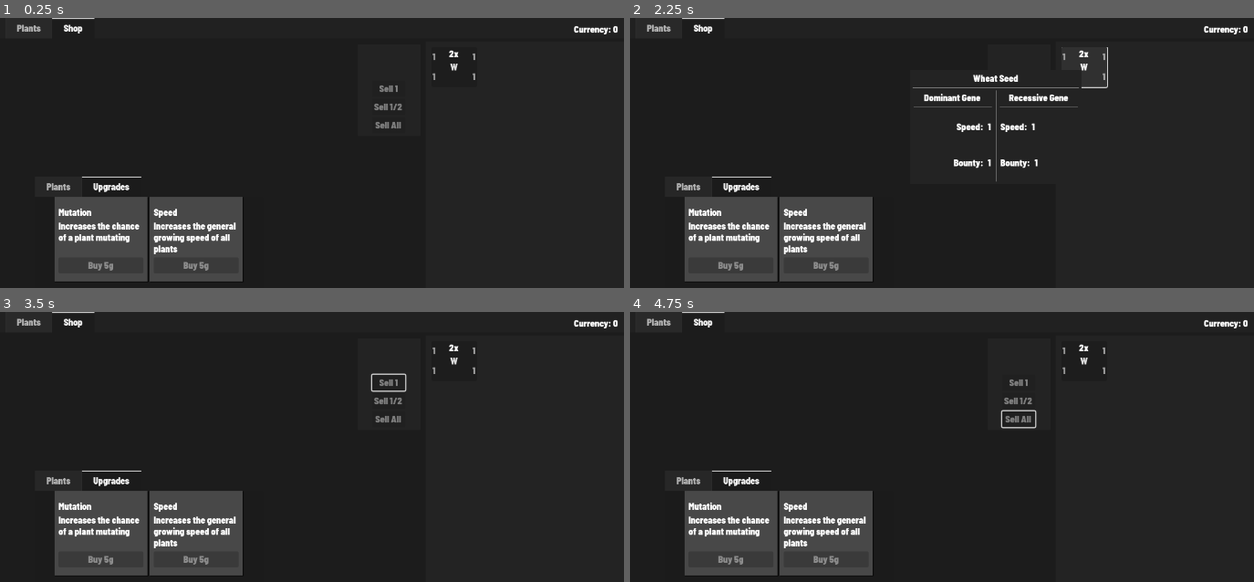
Above: before the commit, frames 1-4 (two rows, left to right).
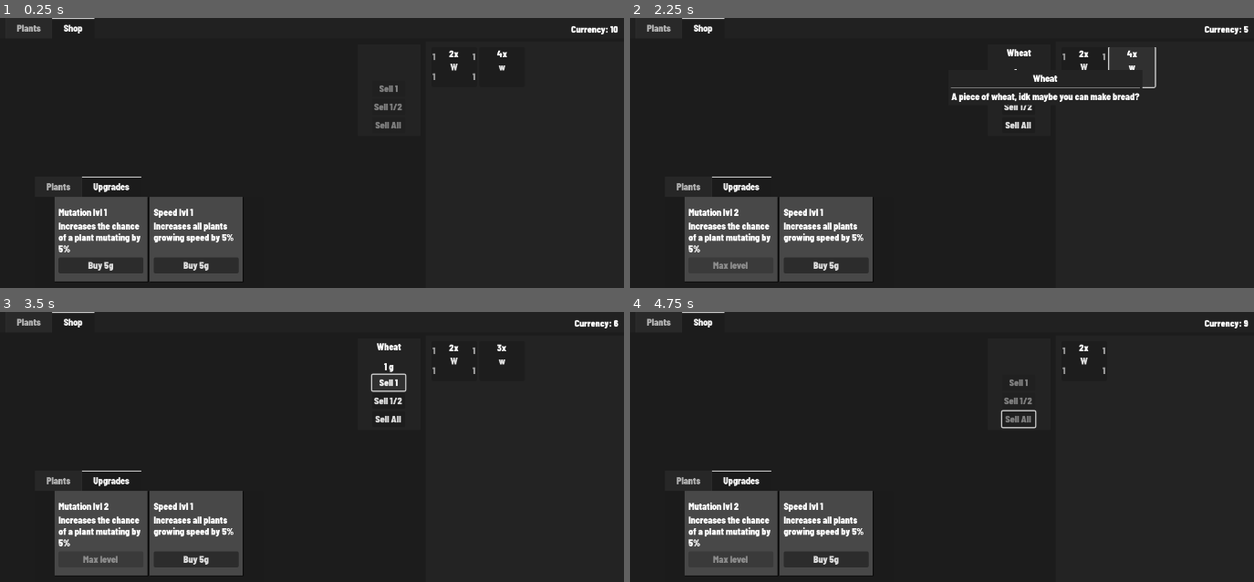
Above: after the commit, the same moments.

Repository: tylercchase/agricraft_godot
Game: Godot game, scene res://src/main.tscn
The game is run twice, just before and just after one commit, with the same random seed, the same clock (stepped at 60 frames per second) and the same inputs. The engine's default icon, where the game draws it, is replaced by a stand-in: a white triangle on a blue panel in a dark square.
Inputs (mouse positions are in pixels of both pictures, inside the frame that each line leads up to):
- Up to frame 1 (0.25 s): no input
- Up to frame 2 (2.25 s): click (729, 266) at 0.5 s, where only the run after the commit has a clickable "Buy 5g"; click "W" at 1.25 s; click "W" (after the commit: "w") at 2 s
- Up to frame 3 (3.5 s): click (386, 382) at 2.75 s, where only the run after the commit has a clickable "Sell 1"
- Up to frame 4 (4.75 s): click (1016, 401) at 3.5 s, where only the run after the commit has a clickable "Sell 1/2"; click (1016, 420) at 4.25 s, where only the run after the commit has a clickable "Sell All"

The runs differ from the first frame. In frame 1, 0.7% of the frame differs, in the area x 9-99%, y 3-94%; in frame 2, 2.6%, in the area x 9-100%, y 3-94%; in frame 3, 1.1%; in frame 4, 0.7%.

Commit message:
feat: upgrades working

Diff:
--- a/src/main.tscn
+++ b/src/main.tscn
@@ -335,14 +335,14 @@
 upgrade_name = "Mutation"
 id = "mutation"
 prices = Array[int]([5])
-description = "Increases the chance of a plant mutating"
+description = "Increases the chance of a plant mutating by 5%"
 
 [node name="PanelContainer2" parent="TabContainer/Shop/HBoxContainer/CenterContainer/TabContainer/Upgrades/Plants" instance=ExtResource("9_okx7f")]
 layout_mode = 2
 upgrade_name = "Speed"
 id = "speed"
 prices = Array[int]([5])
-description = "Increases the general growing speed of all plants"
+description = "Increases all plants growing speed by 5%"
 
 [node name="PanelContainer" parent="TabContainer/Shop/HBoxContainer" node_paths=PackedStringArray("inventory_manager") instance=ExtResource("5_uewes")]
 layout_mode = 2
--- a/src/managers/inventory_manager.gd
+++ b/src/managers/inventory_manager.gd
@@ -18,7 +18,8 @@
     # add a starting out seed for now
     add_item(ResourceLoader.load('res://src/plant/resources/wheat.tres'))
     add_item(ResourceLoader.load('res://src/plant/resources/wheat.tres'))
-    # add_item(ResourceLoader.load("res://src/items/resources/wheat.tres"),4)
+    add_item(ResourceLoader.load("res://src/items/resources/wheat.tres"),4)
+    PlayerStats.currency += 10
     Events.set_selected_item.connect(_on_selected_item)
     Events.buy_item.connect(_on_buy_item)
 
--- a/src/managers/plant_growth_manager.gd
+++ b/src/managers/plant_growth_manager.gd
@@ -82,7 +82,7 @@
     return [dominant_gene, recessive_gene]
 
 func mutate(value):
-    var chance_to_mutate = 0.5
+    var chance_to_mutate = PlayerStats.global_mutation
     if randf() < chance_to_mutate:
         return clamp(value+1,1,10)
     else:
--- a/src/plant_box/plant_box.gd
+++ b/src/plant_box/plant_box.gd
@@ -34,13 +34,13 @@
 func update_progress():
     if harvestable:
         return
-    current_progress += plant_resource.dominant_gene.speed * 5
+    current_progress += plant_resource.dominant_gene.speed * 5 * PlayerStats.global_speed_mult
     set_progress(current_progress)
     if current_progress >= 100:
         set_ready_for_harvest()
 
 func speed_up():
-    current_progress += plant_resource.dominant_gene.speed * 5
+    current_progress += 5
     set_progress(current_progress)
     if current_progress >= 100:
         set_ready_for_harvest()
--- a/src/shop/buy_upgrade/buy_upgrade.gd
+++ b/src/shop/buy_upgrade/buy_upgrade.gd
@@ -25,26 +25,38 @@
 var current_upgrade_level = 0
 
 func _ready() -> void:
-    name_label.text = upgrade_name
+    name_label.text = upgrade_name + ' lvl ' +str(current_upgrade_level + 1)
     description_label.text = description
     upgrade_button.disabled = true
     update_buttons(PlayerStats.currency)
+    PlayerStats.currency_changed.connect(_on_currency_changed)
+    upgrade_button.pressed.connect(_on_purchase_button)
 
 
-func _on_purchase_button(amount):
-    purchase_item(amount)
+func _on_purchase_button():
+    purchase_item()
 
-func purchase_item(amount):
+func purchase_item():
     PlayerStats.currency = clamp(PlayerStats.currency - prices[current_upgrade_level], 0, INF)
     # Events.emit_buy_item(item_to_purchase, amount)
+    handle_upgrades(id)
+    current_upgrade_level += 1
+    update_buttons(PlayerStats.currency)
 
 func update_buttons(current_funds):
     upgrade_button.disabled = !check_if_buyable(current_funds)
     if upgrade_button.disabled: # make this grab a list of all buttons later, this works for now
         upgrade_button.tooltip_text = 'Not enough moneys'
+    if current_upgrade_level < len(prices):
+        upgrade_button.text = 'Buy ' + str(prices[current_upgrade_level]) + 'g'
+    else:
+        upgrade_button.text = 'Max level'
+    name_label.text = upgrade_name + ' lvl ' +str(current_upgrade_level + 1)
+
+
 
 func check_if_buyable(current_funds):
-    return len(prices) < current_upgrade_level && current_funds >= prices[current_upgrade_level]
+    return current_upgrade_level < len(prices) && current_funds >= prices[current_upgrade_level]
 
 
 func _on_currency_changed(current_funds):
@@ -53,5 +65,8 @@
 
 func handle_upgrades(id: String):
     # this is gonna be super gross, but last minute coding ftw
-
-    pass
+    if id == 'mutation':
+        PlayerStats.global_mutation *= 1.05
+        pass
+    elif id == 'speed':
+        PlayerStats.global_mutation *= 1.05
--- a/src/singletons/PlayerStats.gd
+++ b/src/singletons/PlayerStats.gd
@@ -8,3 +8,8 @@
         set(value):
             currency_changed.emit(value)
             currency = value
+
+
+var global_mutation = 0.3
+
+var global_speed_mult = 1.0
